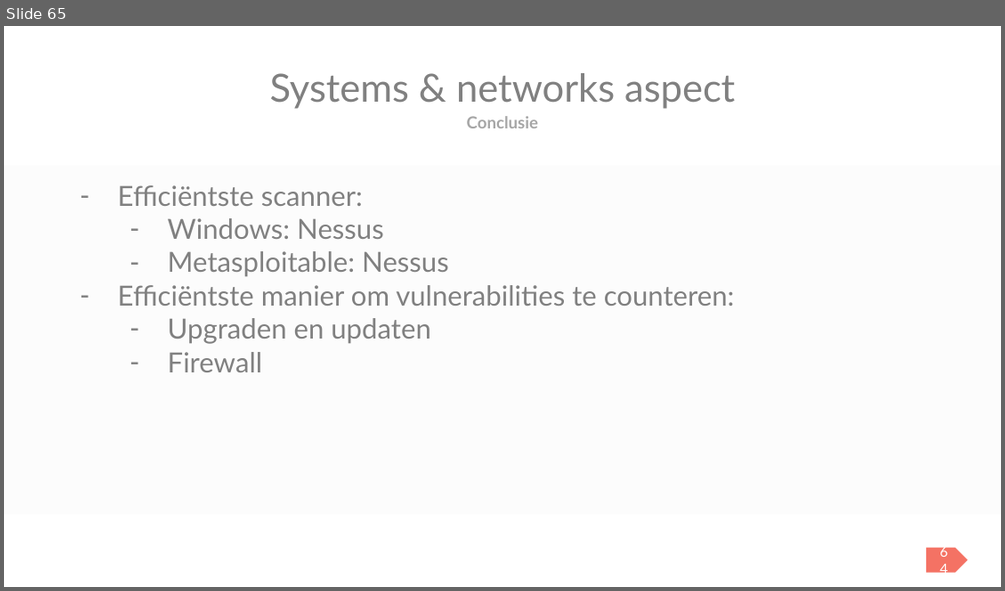
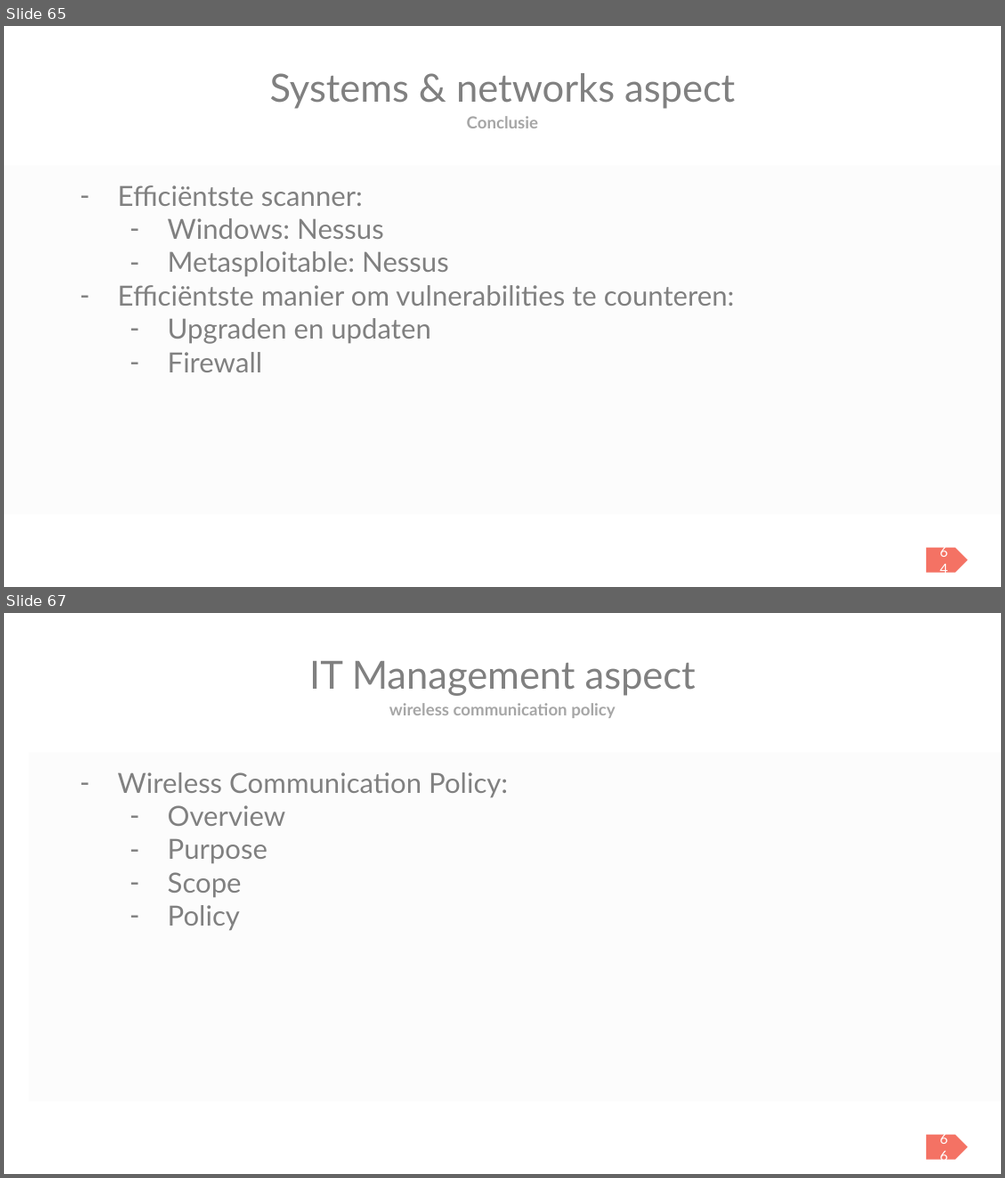
Before and after one commit to BasicSecurityBDSM/project, a slide deck: Basic_Security_PPT.pptx. Shown one above the other, each under a label of ours: slide 65 before the commit, slides 65 and 67 after it; the slides between them are not shown. The pictures are 1005x591 and 1005x1178 pixels, drawn with LibreOffice and Linux fonts; fonts in the diff are those of the drawing. Boxes give left, top, right and bottom in pixels: in the first picture for what was removed or moved away, otherwise in the second. Text is boxed around its words. In the diff, an @@ line names an element or a change of style, - is before the commit and + after.

```diff
--- a/Basic_Security_PPT.pptx
+++ b/Basic_Security_PPT.pptx
@@ slide 67 added at box(4, 613, 1001, 1174), background #FFFFFF @@
@@ title added at box(309, 661, 696, 696), 28 pt, text #808080 @@
+IT Management aspect
@@ text added at box(389, 703, 615, 718), 12 pt, text #A6A6A6, bold @@
+wireless communication policy
@@ rectangle added at box(29, 753, 1001, 1102), fill #FCFCFC @@
@@ text added at box(118, 772, 508, 931), 20 pt, text #808080 @@
+  – Wireless Communication Policy:
+    – Overview
+    – Purpose
+    – Scope
+    – Policy
@@ pentagon arrow added at box(926, 1135, 968, 1159), fill #F47264, 10 pt, text #FFFFFF @@
+66
```
Also in this commit, not shown: 1 slide changed, 4 other slides added.
